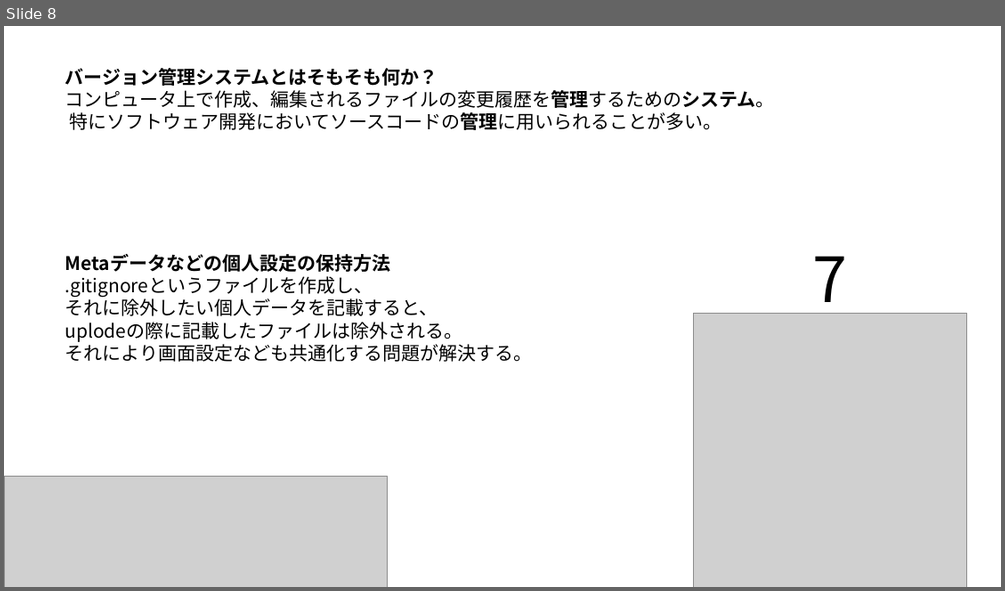
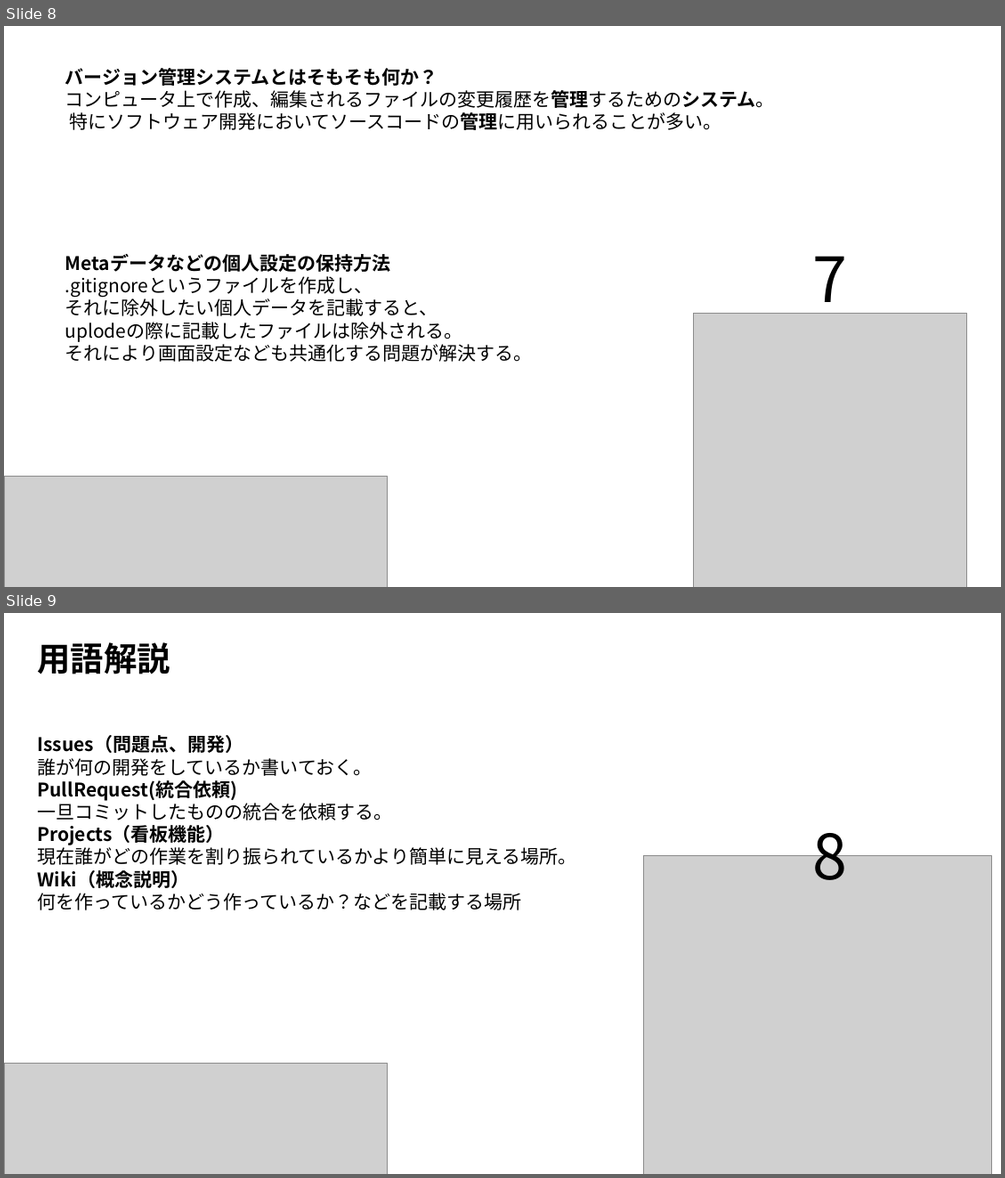
Before and after one commit to HattoriNaoki-t/git_study, a slide deck: new!GITHUB運用の勧め.pptx. Shown one above the other, each under a label of ours: slide 8 before the commit, slides 8 and 9 after it. The pictures are 1005x591 and 1005x1178 pixels, drawn with LibreOffice and Linux fonts; fonts in the diff are those of the drawing; grey boxes stand for pictures. Boxes give left, top, right and bottom in pixels: in the first picture for what was removed or moved away, otherwise in the second. Text is boxed around its words. In the diff, an @@ line names an element or a change of style, - is before the commit and + after.

```diff
--- a/new!GITHUB運用の勧め.pptx
+++ b/new!GITHUB運用の勧め.pptx
@@ slide 9 added at (4,613,1001,1174), background #FFFFFF @@
@@ text added at (38,642,170,674), 32 pt, text #000000, bold @@
+用語解説
@@ text added at (37,735,576,910), 18 pt, text #000000 @@
+Issues（問題点、開発）
+誰が何の開発をしているか書いておく。
+PullRequest(統合依頼)
+一旦コミットしたものの統合を依頼する。
+Projects（看板機能）
+現在誰がどの作業を割り振られているかより簡単に見える場所。
+Wiki（概念説明）
+何を作っているかどう作っているか？などを記載する場所
@@ text added at (812,817,847,880), 60 pt, text #000000 @@
+8
@@ picture added at (643,855,992,1174) @@
@@ picture added at (4,1062,387,1174) @@
```
Also in this commit, not shown: 1 slide changed.
